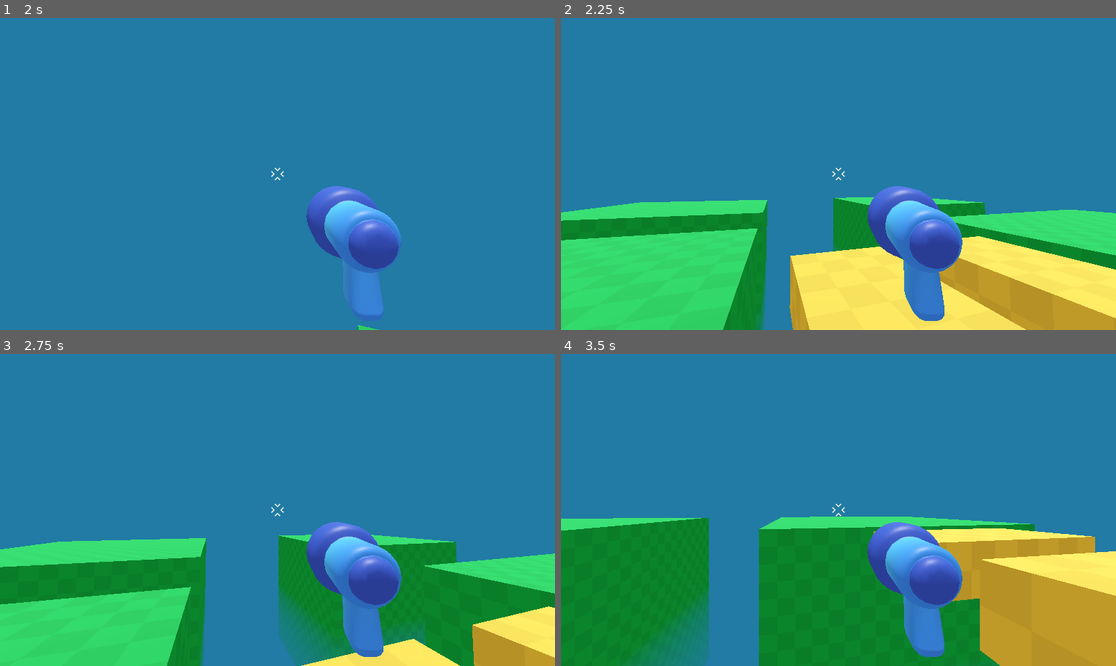
Above: before the commit, frames 1-4 (two rows, left to right).
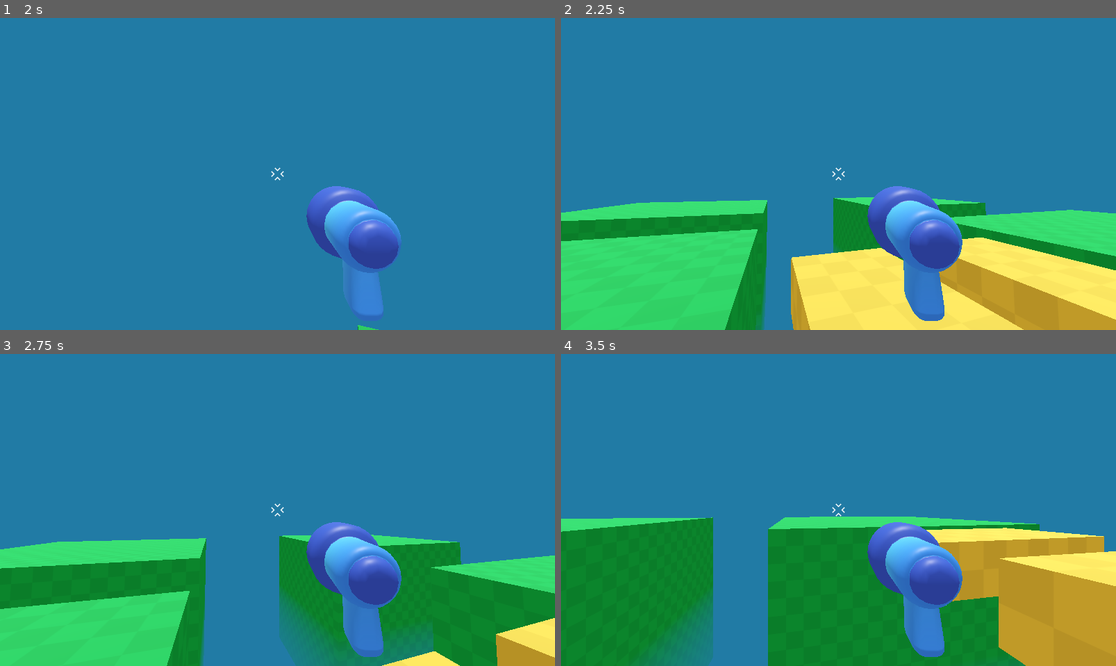
Above: after the commit, the same moments.

Repository: autrera/tutorial-fps-survivors-arena
Game: Godot game, scene res://game.tscn
Two runs of this game, one before a commit and one after it. Both use one fixed random seed, a clock stepped at 60 frames per second and the inputs below. This scene is started directly instead of the project's main scene.
Inputs (mouse positions are in pixels of both pictures, inside the frame that each line leads up to):
- Up to frame 1 (2 s): tap Enter at 0.5 s; move the mouse to (271, 180) at 0.52 s; hold W (move_forward) from 0.53 s (still down); tap Space (jump) at 0.77, 1.52 s; move the mouse to (316, 177) at 1.27 s
- Up to frame 2 (2.25 s): keep holding W (move_forward); move the mouse to (794, 170) at 2.02 s
- Up to frame 3 (2.75 s): keep holding W (move_forward)
- Up to frame 4 (3.5 s): move the mouse to (844, 510) at 2.77 s; release W (move_forward) at 2.78 s; hold A (move_left) from 2.78 s (still down); tap Space (jump) at 3.02 s

Frame 1 is identical in both runs. In frame 2, 0.8% of the frame differs, in the area x 0-100%, y 57-100%; in frame 3, 2.8%; in frame 4, 2.7%.

Commit message:
Add code to move the bullet up to certain range and then clear it

Diff:
--- a/player.tscn
+++ b/player.tscn
@@ -1,8 +1,7 @@
-[gd_scene load_steps=6 format=3 uid="uid://d0vxqnscejbjg"]
+[gd_scene load_steps=5 format=3 uid="uid://d0vxqnscejbjg"]
 
 [ext_resource type="PackedScene" uid="uid://crfyc4hc3x4at" path="res://player/simple_gun/gun_model.glb" id="1_4flbx"]
 [ext_resource type="Script" uid="uid://corrr0lo432yj" path="res://player.gd" id="1_onrkg"]
-[ext_resource type="PackedScene" uid="uid://dpwedbafs6dso" path="res://player/bullet_3d.tscn" id="3_hqtel"]
 [ext_resource type="Texture2D" uid="uid://0377i2hk4o5o" path="res://player/reticle.png" id="3_i3pqv"]
 
 [sub_resource type="CapsuleShape3D" id="CapsuleShape3D_sh265"]
@@ -22,9 +21,8 @@
 transform = Transform3D(-0.634645, 0, 0.0161644, 0, 0.634851, 0, -0.0161644, 0, -0.634645, 0.376598, -0.28856, -1.01606)
 
 [node name="Marker3D" type="Marker3D" parent="Camera3D"]
+unique_name_in_owner = true
 transform = Transform3D(1, 0, 0, 0, 1, 0, 0, 0, 1, 0.384937, -0.282894, -1.36082)
-
-[node name="Bullet3D" parent="Camera3D/Marker3D" instance=ExtResource("3_hqtel")]
 
 [node name="Reticle" type="TextureRect" parent="."]
 anchors_preset = 8
--- /dev/null
+++ b/player/bullet_3d.gd
@@ -0,0 +1,14 @@
+extends Area3D
+
+const SPEED = 55.0
+const RANGE = 40.0
+
+var travelled_distance = 0.0
+
+
+func _physics_process(delta: float) -> void:
+	position += -transform.basis.z * SPEED * delta
+	travelled_distance += SPEED * delta
+
+	if travelled_distance > RANGE:
+		queue_free()
--- a/player/bullet_3d.tscn
+++ b/player/bullet_3d.tscn
@@ -1,11 +1,14 @@
-[gd_scene load_steps=3 format=3 uid="uid://dpwedbafs6dso"]
+[gd_scene load_steps=4 format=3 uid="uid://dpwedbafs6dso"]
 
+[ext_resource type="Script" uid="uid://qqn4l8llinsu" path="res://player/bullet_3d.gd" id="1_hgguu"]
 [ext_resource type="PackedScene" uid="uid://dp5k8w2lw8hp8" path="res://player/projectile/projectile_3d.tscn" id="1_kixxk"]
 
 [sub_resource type="SphereShape3D" id="SphereShape3D_hgguu"]
 radius = 0.129513
 
 [node name="Bullet3D" type="Area3D"]
+top_level = true
+script = ExtResource("1_hgguu")
 
 [node name="CollisionShape3D" type="CollisionShape3D" parent="."]
 shape = SubResource("SphereShape3D_hgguu")
Not shown, added: player/bullet_3d.gd.uid
